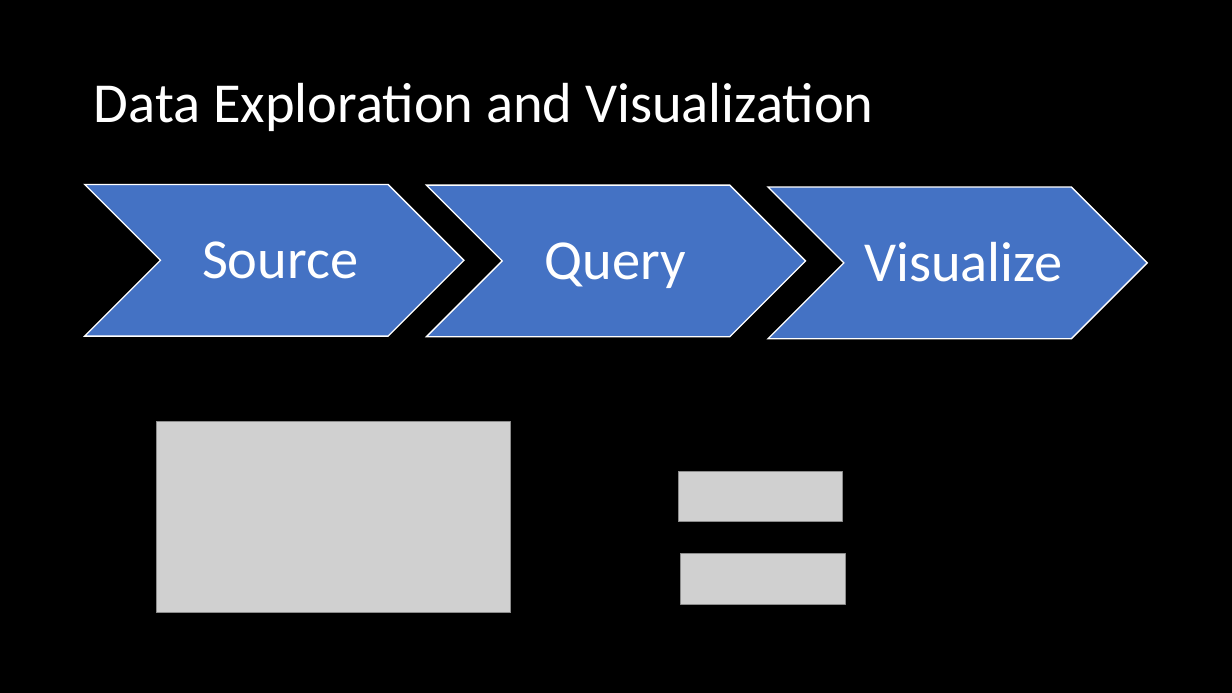
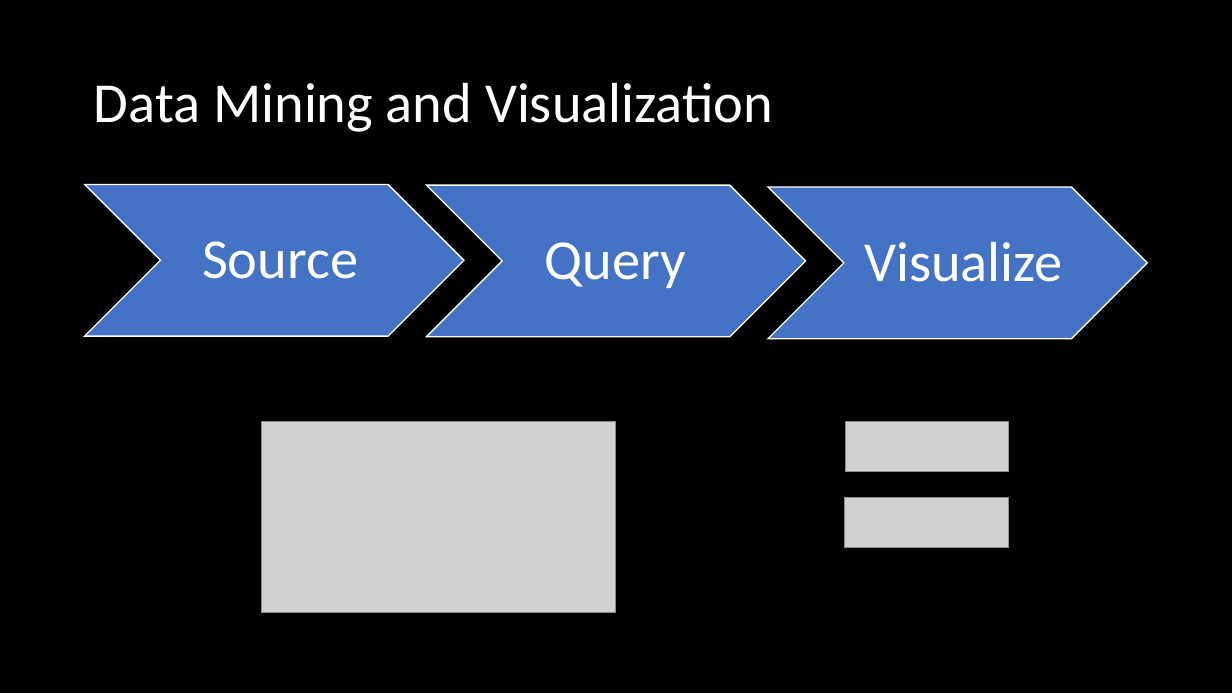
Before and after one commit to imw2/Diabetes-Diagnosis-Prediction, a slide deck: slide 6 of O. Week 3-4-2019/FinalPresentationWittler.pptx (slide 5 before the commit). Drawn at 1232x693 pixels with LibreOffice and Linux fonts; fonts in the diff are those of the drawing; grey boxes stand for pictures. Boxes give left, top, right and bottom in pixels: in the first picture for what was removed or moved away, otherwise in the second. Text is boxed around its words. In the diff, an @@ line names an element or a change of style, - is before the commit and + after.

```diff
--- a/O. Week 3-4-2019/FinalPresentationWittler.pptx
+++ b/O. Week 3-4-2019/FinalPresentationWittler.pptx
@@ title at box(94, 82, 773, 132): text changed @@
-Data Exploration and Visualization
+Data Mining and Visualization
@@ picture: place and size @@
-picture at box(157, 421, 511, 613)
+picture at box(262, 421, 616, 613)
@@ picture added at box(846, 421, 1009, 472) @@
@@ picture removed at box(678, 471, 842, 521) @@
@@ picture added at box(845, 498, 1009, 548) @@
@@ picture removed at box(680, 554, 845, 604) @@
```
Also in this commit, not shown: 4 other slides changed, 6 slides added.
